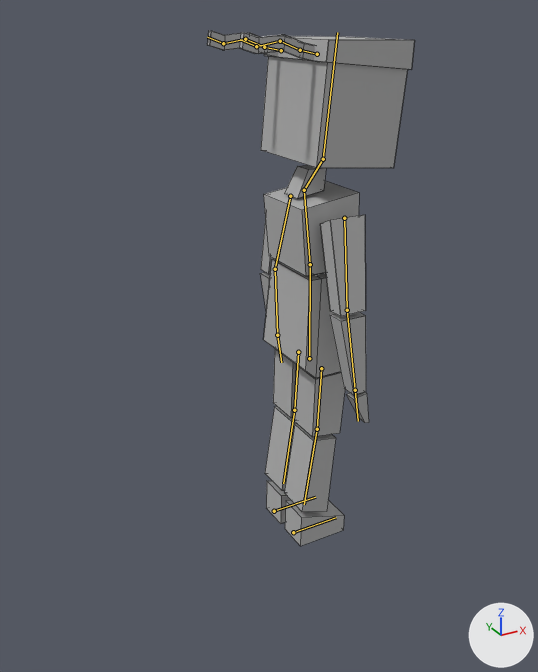
Before and after pictures for a commit that changed the Blender file sideScroll/Assets/Models/Player.blend.
One viewpoint serves both versions: a 50 mm camera at (-7.49, -11.85, 10.69) aimed at (-0.75, 0.39, 4.57). The lights are fixed; the arrows at lower right show +X, +Y and +Z. The bones that bend it are drawn over the model as lines. Mesh edges are drawn as thin lines.

The first picture shows 'Ninja_Mesh'.
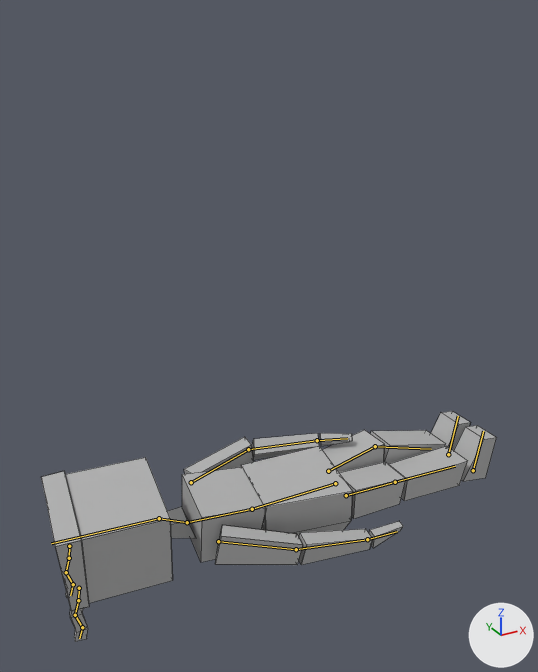
The newer file adds an action. The first version stands in its rest pose; the second is drawn at frame 1 of the action 'Get Up'.

Location of each change, [x1, y1, x2, y2] in pixels of the pictures (538 x 672 px):
'Ninja_Mesh', posed (119% wider, 55% shorter): before [207, 30, 415, 546]; after [41, 411, 497, 642]
bone 'Hips', root to tip: before (309, 358) to (310, 264); after (335, 483) to (252, 509)
bone 'Chest', root to tip: before (310, 264) to (304, 190); after (252, 509) to (187, 522)
bone 'Neck', root to tip: before (304, 190) to (323, 159); after (187, 522) to (159, 518)
bone 'Head', root to tip: before (323, 159) to (337, 32); after (159, 518) to (51, 543)
bone 'Arm Upper.L', root to tip: before (290, 196) to (275, 269); after (191, 482) to (248, 449)
bone 'Arm Lower.L', root to tip: before (275, 269) to (277, 335); after (248, 449) to (317, 440)

What changed in the scene script:
```text
Change bone_hips:
    where bone_hips = bpy.data.objects['Ninja'].pose.bones['Hips']
    bone_hips.location: (0.0, 0.0, 0.0) -> (0.0, -3.37, -0.71)
    bone_hips.rotation_quaternion: (1.0, 0.0, 0.0, 0.0) -> (0.683, 0.726, -0.079, 0.01)  # degrees (0, 0, 0) -> degrees (94, -7, -6)
Change bone_chest:
    where bone_chest = bpy.data.objects['Ninja'].pose.bones['Chest']  # child of 'Hips'
    bone_chest.rotation_quaternion: (1.0, 0.0, 0.0, 0.0) -> (0.994, -0.108, 0.0, 0.0)  # degrees (0, 0, 0) -> degrees (-12, 0, 0)
Change bone_neck:
    where bone_neck = bpy.data.objects['Ninja'].pose.bones['Neck']  # child of 'Chest'
    bone_neck.rotation_quaternion: (1.0, 0.0, 0.0, 0.0) -> (0.986, 0.169, 0.0, 0.0)  # degrees (0, 0, 0) -> degrees (20, 0, 0)
Change bone_head:
    where bone_head = bpy.data.objects['Ninja'].pose.bones['Head']  # child of 'Neck'
    bone_head.rotation_quaternion: (1.0, 0.0, 0.0, 0.0) -> (0.999, -0.041, 0.0, 0.0)  # degrees (0, 0, 0) -> degrees (-5, 0, 0)
Change bone_arm_upper_l:
    where bone_arm_upper_l = bpy.data.objects['Ninja'].pose.bones['Arm Upper.L']  # child of 'Chest'
    bone_arm_upper_l.rotation_quaternion: (1.0, 0.0, 0.0, 0.0) -> (0.986, -0.154, -0.029, -0.049)  # degrees (0, 0, 0) -> degrees (-18, -4, -5)
Change bone_arm_lower_l:
    where bone_arm_lower_l = bpy.data.objects['Ninja'].pose.bones['Arm Lower.L']  # child of 'Arm Upper.L'
    bone_arm_lower_l.rotation_quaternion: (1.0, 0.0, 0.0, 0.0) -> (0.934, -0.021, 0.267, 0.236)  # degrees (0, 0, 0) -> degrees (6, 31, 30)
Change bone_leg_ik_l:
    where bone_leg_ik_l = bpy.data.objects['Ninja'].pose.bones['Leg IK.L']
    bone_leg_ik_l.location: (0.0, 0.0, 0.0) -> (0.0, -4.35, -0.4)
    bone_leg_ik_l.rotation_quaternion: (1.0, 0.0, 0.0, 0.0) -> (0.762, -0.647, 0.0, 0.0)  # degrees (0, 0, 0) -> degrees (-81, 0, 0)
Change bone_leg_ik_r:
    where bone_leg_ik_r = bpy.data.objects['Ninja'].pose.bones['Leg IK.R']
    bone_leg_ik_r.location: (0.0, 0.0, 0.0) -> (0.0, -4.38, -0.39)
    bone_leg_ik_r.rotation_quaternion: (1.0, 0.0, 0.0, 0.0) -> (0.762, -0.647, 0.0, 0.0)  # degrees (0, 0, 0) -> degrees (-81, 0, 0)
```
